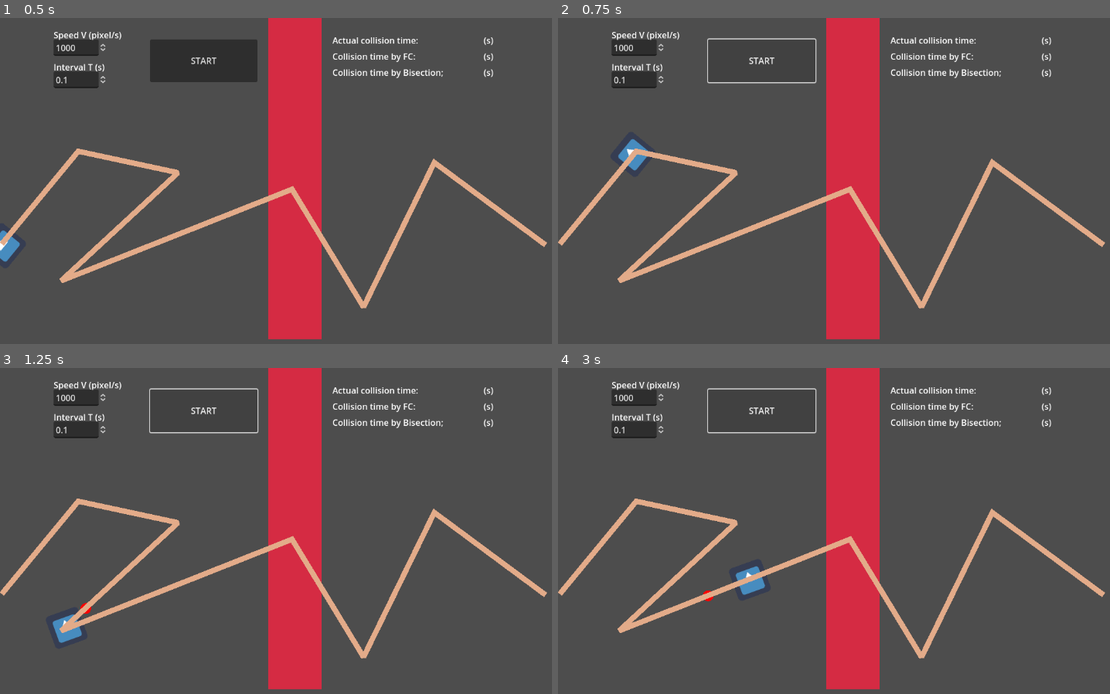
Above: before the commit, frames 1-4 (two rows, left to right).
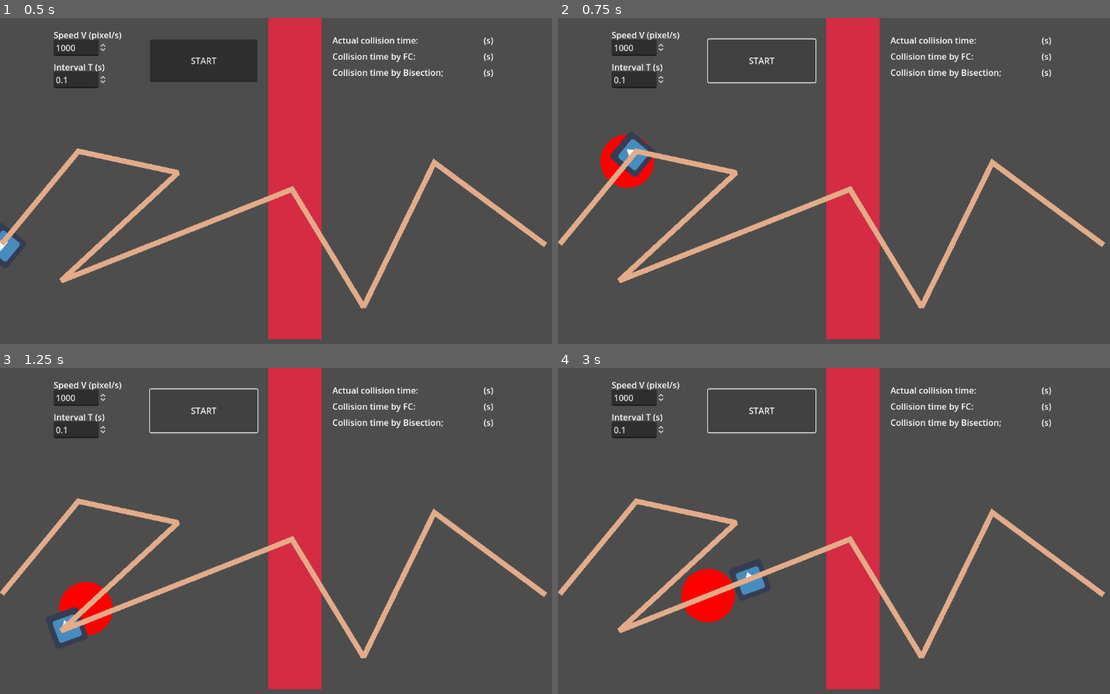
Above: after the commit, the same moments.

Repository: markorn-01/Computer_games_exercises
Game: Godot game, scene res://Node2D.tscn
Same seed, same stepped clock (60 frames per second), same inputs: the game is played once before the commit and once after it. The engine's default icon, where the game draws it, is replaced by a stand-in: a white triangle on a blue panel in a dark square.
Inputs:
- Up to frame 1 (0.5 s): no input
- Up to frame 2 (0.75 s): click "START" at 0.5 s
- Up to frame 3 (1.25 s): no input
- Up to frame 4 (3 s): click "START" at 1.25 s; click "START" at 2 s

Frame 1 is identical in both runs. In frame 2, 0.6% of the frame differs, in the area x 7-18%, y 35-53%; in frame 3, 0.8%; in frame 4, 1.1%, in the area x 22-33%, y 61-78%.

Commit message:
redraw the circle every time the button is pressed.

Diff:
--- a/CG_2024s_Erkoc_06/Collision_time_student/Node2D.gd
+++ b/CG_2024s_Erkoc_06/Collision_time_student/Node2D.gd
@@ -27,6 +27,7 @@
 	T1 = 0
 	posNew = nodeSprite.to_global(nodeSprite.get_position())
 	posOld = posNew
+	queue_redraw()
 	$ActualValueLabel.text = "(s)"
 	$FcValueLabel.text = "(s)"
 	$BisectionValueLabel.text = "(s)"
@@ -62,8 +63,8 @@
 		record_actual()
 
 func _draw():
-	var pos = nodeSprite.global_position
-	draw_circle(pos, 10, Color.RED)
+	if posNew:
+		draw_circle(posNew, 50, Color.RED)
 
 func distance(x_object):
 	var x_wall_middle = nodeWall.points[0].x
